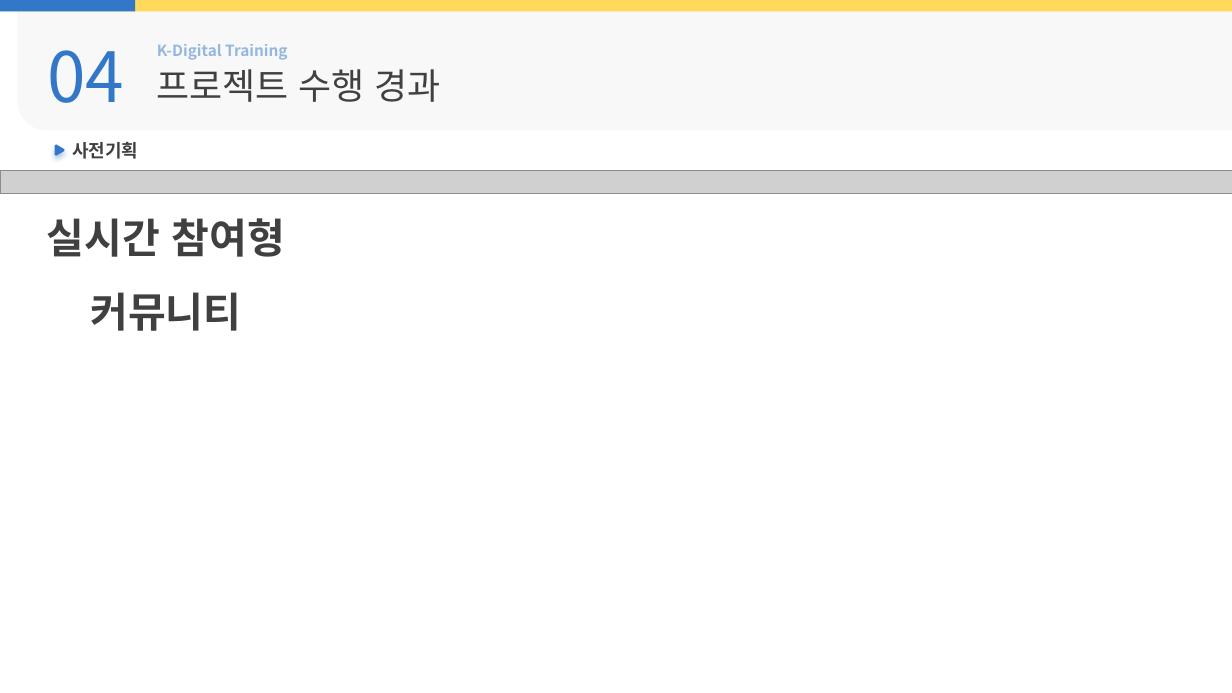
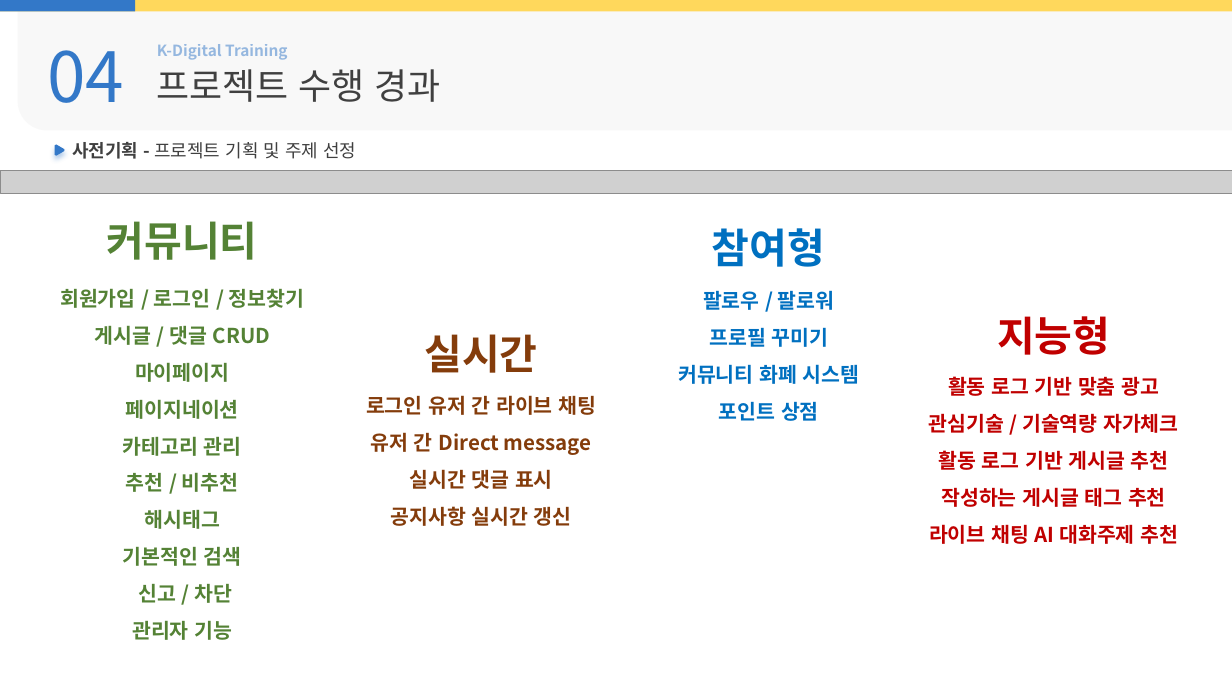
Before and after one commit to ekaxoddltka-source/flaskproject, a slide deck: slide 7 of html변환전/ppt/01.중간발표양식.pptx. Drawn at 1232x693 pixels with LibreOffice and Linux fonts; fonts in the diff are those of the drawing; grey boxes stand for pictures. Boxes give left, top, right and bottom in pixels: in the first picture for what was removed or moved away, otherwise in the second. Text is boxed around its words. In the diff, an @@ line names an element or a change of style, - is before the commit and + after.

Commit message:
ppt 작성완료

```diff
--- a/html변환전/ppt/01.중간발표양식.pptx
+++ b/html변환전/ppt/01.중간발표양식.pptx
@@ text at (72,142,356,159): text changed; bold off @@
-사전기획
+사전기획 - 프로젝트 기획 및 주제 선정
@@ text added at (107,221,258,260), 32 pt, text #548235, bold @@
+커뮤니티
@@ text added at (711,228,824,267), 32 pt, text #0070C0, bold @@
+참여형
@@ text added at (60,288,304,640), 16 pt, text #548235, bold @@
+회원가입 / 로그인 / 정보찾기
+게시글 / 댓글 CRUD
+마이페이지
+페이지네이션
+카테고리 관리
+추천 / 비추천
+해시태그
+기본적인 검색
+신고 / 차단
+관리자 기능
@@ text added at (678,290,860,421), 16 pt, text #0070C0, bold @@
+팔로우 / 팔로워
+프로필 꾸미기
+커뮤니티 화폐 시스템
+포인트 상점
@@ text added at (997,316,1110,355), 32 pt, text #C00000, bold @@
+지능형
@@ text at (424,334,537,373): text changed; text colour #404040 to #843C0B @@
-실시간 참여형
-커뮤니티
+실시간
@@ text added at (929,376,1178,544), 16 pt, text #C00000, bold @@
+활동 로그 기반 맞춤 광고
+관심기술 / 기술역량 자가체크
+활동 로그 기반 게시글 추천
+작성하는 게시글 태그 추천
+라이브 채팅 AI 대화주제 추천
@@ text added at (366,395,596,526), 16 pt, text #843C0B, bold @@
+로그인 유저 간 라이브 채팅
+유저 간 Direct message
+실시간 댓글 표시
+공지사항 실시간 갱신
```
Also in this commit, not shown: 2 other slides changed, 12 slides added, 2 other files.
